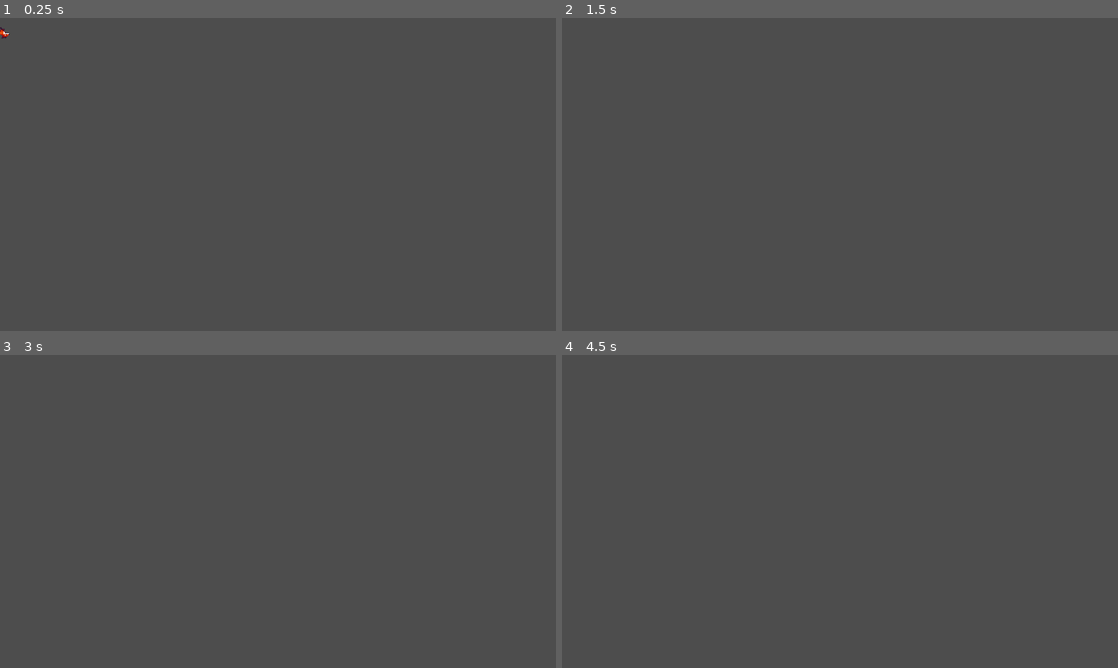
Above: before the commit, frames 1-4 (two rows, left to right).
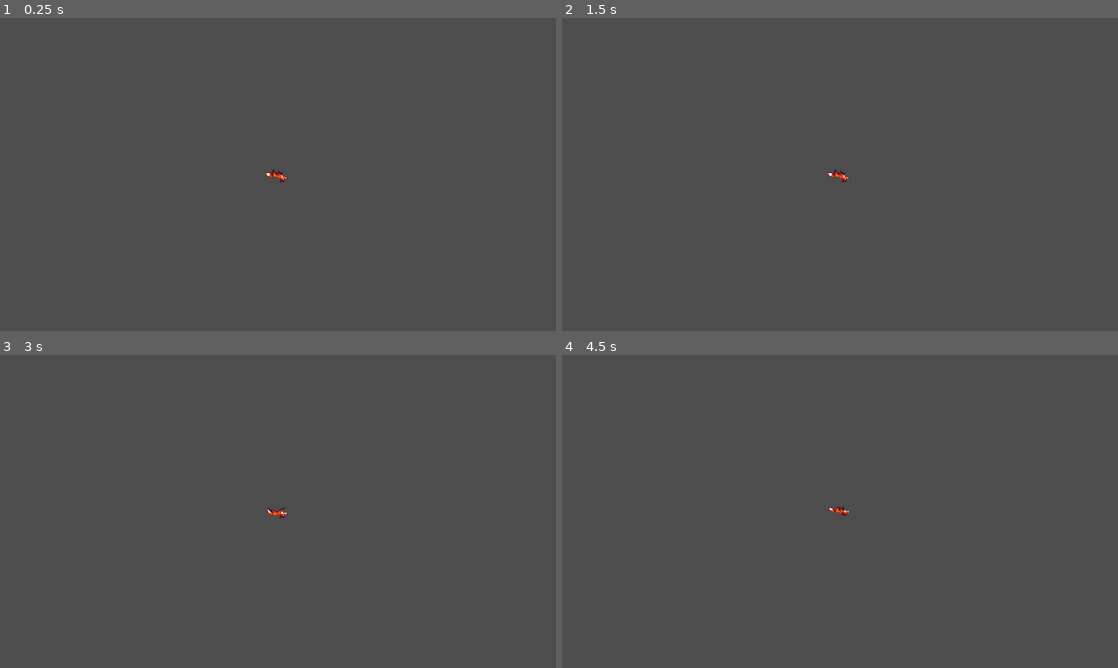
Above: after the commit, the same moments.

Repository: VICTORVILLU/joc-aran-bernat-victor
Game: Godot game, scene res://Scenes/Players/fox_1.tscn
Two runs of this game, one before a commit and one after it. Both use one fixed random seed, a clock stepped at 60 frames per second and the inputs below. This scene is started directly instead of the project's main scene.
Inputs:
- Up to frame 1 (0.25 s): no input
- Up to frame 2 (1.5 s): tap Space (player_1_controller) at 0.6, 1.35 s
- Up to frame 3 (3 s): tap Space (player_1_controller) at 2.1, 2.85 s
- Up to frame 4 (4.5 s): tap Space (player_1_controller) at 3.6, 4.35 s; tap Enter at 4.25 s

The runs differ from the first frame. In frame 1, 0.1% of the frame differs, in the area x 0-52%, y 2-53%; in frame 2, less than 0.1%; in frame 3, less than 0.1%; in frame 4, less than 0.1%.

Commit message:
NO se quecanvio

Diff:
--- a/Scenes/Players/fox_1.tscn
+++ b/Scenes/Players/fox_1.tscn
@@ -71,7 +71,7 @@
 }]
 
 [sub_resource type="RectangleShape2D" id="RectangleShape2D_0dtw2"]
-size = Vector2(27, 18)
+size = Vector2(27, 30.2222)
 
 [node name="Fox_1" type="CharacterBody2D"]
 script = ExtResource("1_d76l5")
@@ -83,5 +83,7 @@
 autoplay = "run"
 
 [node name="CollisionShape2D" type="CollisionShape2D" parent="."]
-position = Vector2(-1.5, 9)
+scale = Vector2(1, 1.04)
 shape = SubResource("RectangleShape2D_0dtw2")
+
+[node name="Camera2D" type="Camera2D" parent="."]
